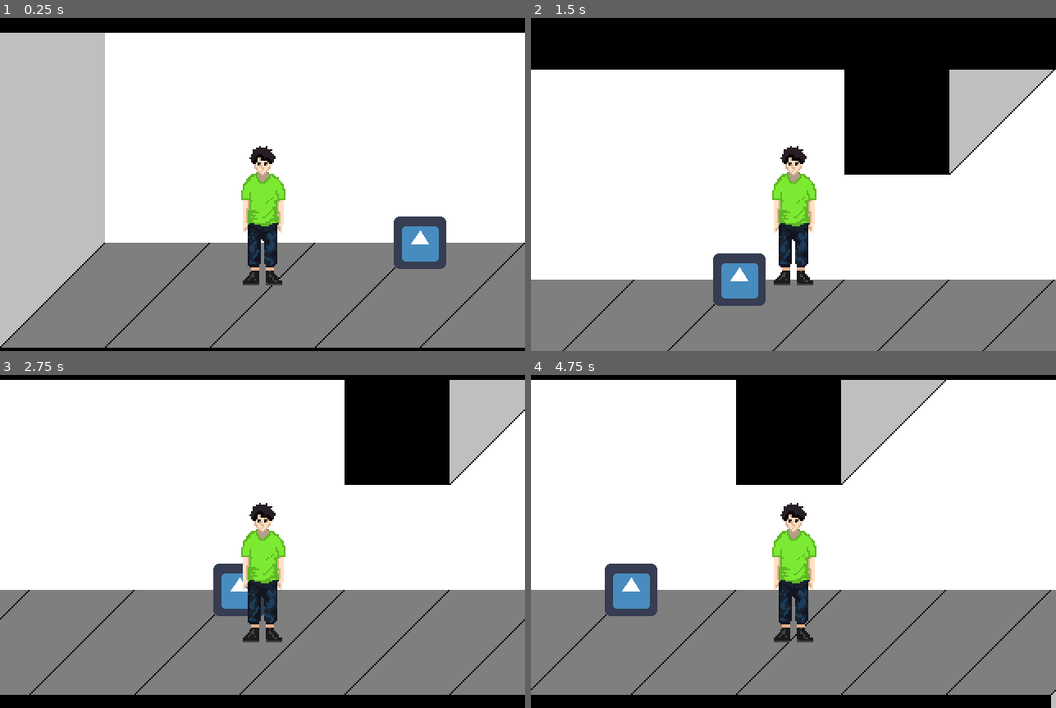
Above: before the commit, frames 1-4 (two rows, left to right).
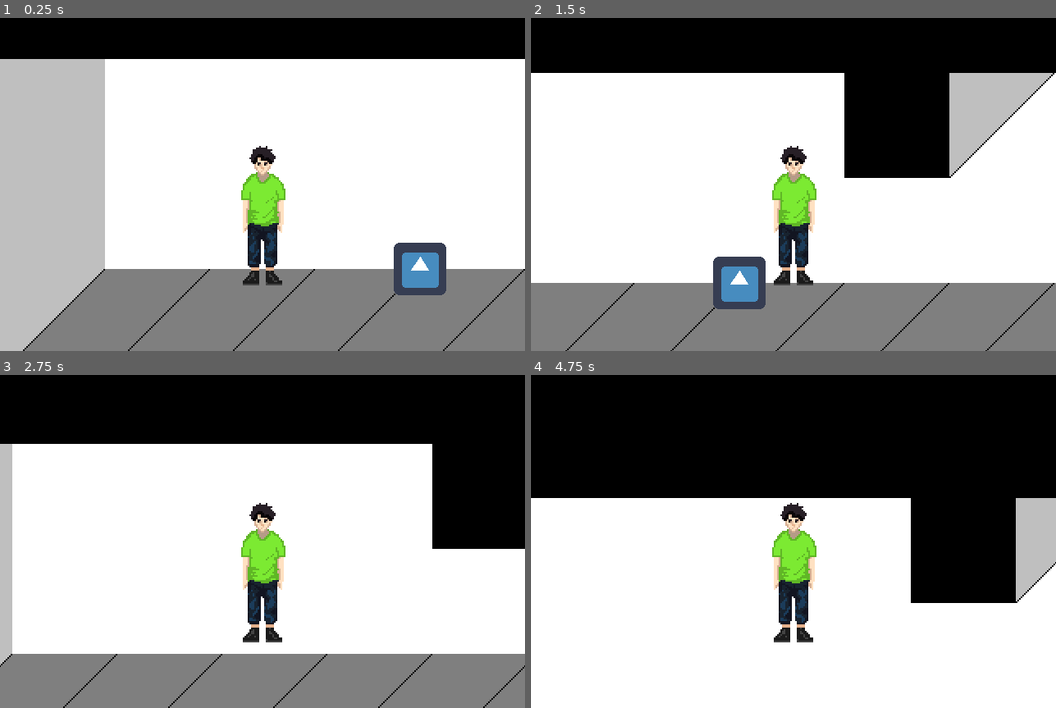
Above: after the commit, the same moments.

Repository: flyJV/MakeshiftMonikerGameProject1
Game: Godot game, scene res://GameScenes/GameCore.tscn
Two runs of this game, one before a commit and one after it. Both use one fixed random seed, a clock stepped at 60 frames per second and the inputs below. The engine's default icon, where the game draws it, is replaced by a stand-in: a white triangle on a blue panel in a dark square.
Inputs:
- Up to frame 1 (0.25 s): no input
- Up to frame 2 (1.5 s): hold Space (action_1) 0.53-1.28 s; hold D (action_right) from 0.53 s (still down); tap W (action_up) at 0.77 s; tap Shift (action_2) at 1.35 s
- Up to frame 3 (2.75 s): tap W (action_up) at 1.52 s; release D (action_right) at 2.03 s; hold A (action_left) from 2.03 s (still down); tap Ctrl (action_3) at 2.1 s
- Up to frame 4 (4.75 s): release A (action_left) at 2.78 s; hold D (action_right) 2.78-4.28 s; tap Space (action_1) at 2.85 s; tap W (action_up) at 3.02, 3.77, 4.52 s; hold Shift (action_2) 3.53-4.28 s; hold A (action_left) from 4.28 s (still down); tap Ctrl (action_3) at 4.35 s

The runs differ from the first frame. In frame 1, 18% of the frame differs, in the area x 0-100%, y 4-100%; in frame 2, 3.1%; in frame 3, 47%; in frame 4, 72%, in the area x 0-100%, y 1-100%.

Commit message:
Added New Designer Tiles

Diff:
--- /dev/null
+++ b/DevScenes/IsoTiles.tscn
@@ -0,0 +1,13 @@
+[gd_scene load_steps=2 format=2]
+
+[ext_resource path="res://RawScenery/Designer-Placeholder/OrthoIsoCube.png" type="Texture" id=1]
+
+[node name="Tiles" type="Node2D"]
+
+[node name="Test1" type="Sprite" parent="."]
+texture = ExtResource( 1 )
+
+[node name="StaticBody2D" type="StaticBody2D" parent="Test1"]
+
+[node name="CollisionPolygon2D" type="CollisionPolygon2D" parent="Test1/StaticBody2D"]
+polygon = PoolVector2Array( 64, -33, 64, 33, 1, 96, -1, 96, -64, 33, -64, -33, -1, -96, 1, -96 )
--- a/GameScenes/GameCore.tscn
+++ b/GameScenes/GameCore.tscn
@@ -9,12 +9,13 @@
 "_edit_horizontal_guides_": [ -72.0 ]
 }
 keys = 2
-levels = [ "res://LevelScenes/Home.tscn", "res://LevelScenes/SideTestWorld.tscn" ]
+levels = [ "res://LevelScenes/Home.tscn", "res://LevelScenes/IsoLevelTest.tscn" ]
 startPos = [ Vector2( 160, 90 ), Vector2( 160, 90 ) ]
 
 [node name="Player" parent="." instance=ExtResource( 2 )]
 position = Vector2( 160, 90 )
 z_index = 1
+sideScrollMovement = false
 
 [node name="Camera2D" type="Camera2D" parent="Player"]
 position = Vector2( 0, -32 )
--- /dev/null
+++ b/LevelScenes/IsoLevelTest.tscn
@@ -0,0 +1,14 @@
+[gd_scene load_steps=2 format=2]
+
+[ext_resource path="res://TileMaps/isoTest.tres" type="TileSet" id=1]
+
+[node name="IsoLevelTest" type="Node2D"]
+
+[node name="TileMap" type="TileMap" parent="."]
+mode = 1
+tile_set = ExtResource( 1 )
+cell_size = Vector2( 128, 128 )
+cell_tile_origin = 1
+centered_textures = true
+format = 1
+tile_data = PoolIntArray( -851965, 0, 0, -851964, 0, 0, -851963, 0, 0, -851962, 0, 0, -851961, 0, 0, -851960, 0, 0, -851959, 0, 0, -786431, 0, 0, -786430, 0, 0, -786423, 0, 0, -720896, 0, 0, -720895, 0, 0, -720887, 0, 0, -655360, 0, 0, -655351, 0, 0, -524289, 0, 0, -589815, 0, 0, -458753, 0, 0, -524279, 0, 0, -393218, 0, 0, -393217, 0, 0, -458743, 0, 0, -327682, 0, 0, -393207, 0, 0, -262146, 0, 0, -327671, 0, 0, -196610, 0, 0, -196609, 0, 0, -262136, 0, 0, -131073, 0, 0, -196608, 0, 0, -196600, 0, 0, -131072, 0, 0, -131064, 0, 0, -65536, 0, 0, -65528, 0, 0, 0, 0, 0, 8, 0, 0, 65536, 0, 0, 65544, 0, 0, 131072, 0, 0, 131080, 0, 0, 196608, 0, 0, 196616, 0, 0, 262144, 0, 0, 262145, 0, 0, 262146, 0, 0, 262147, 0, 0, 262148, 0, 0, 262149, 0, 0, 262150, 0, 0, 262151, 0, 0, 262152, 0, 0 )
--- /dev/null
+++ b/TileMaps/isoTest.tres
@@ -0,0 +1,29 @@
+[gd_resource type="TileSet" load_steps=3 format=2]
+
+[ext_resource path="res://RawScenery/Designer-Placeholder/OrthoIsoCube.png" type="Texture" id=1]
+
+[sub_resource type="ConvexPolygonShape2D" id=1]
+points = PoolVector2Array( 64, -33, 64, 33, 1, 96, -1, 96, -64, 33, -64, -33, -1, -96, 1, -96 )
+
+[resource]
+0/name = "Test1"
+0/texture = ExtResource( 1 )
+0/tex_offset = Vector2( 0, 0 )
+0/modulate = Color( 1, 1, 1, 1 )
+0/region = Rect2( 0, 0, 128, 192 )
+0/tile_mode = 0
+0/occluder_offset = Vector2( 64, 96 )
+0/navigation_offset = Vector2( 64, 96 )
+0/shape_offset = Vector2( 64, 96 )
+0/shape_transform = Transform2D( 1, 0, 0, 1, 64, 96 )
+0/shape = SubResource( 1 )
+0/shape_one_way = false
+0/shape_one_way_margin = 1.0
+0/shapes = [ {
+"autotile_coord": Vector2( 0, 0 ),
+"one_way": false,
+"one_way_margin": 1.0,
+"shape": SubResource( 1 ),
+"shape_transform": Transform2D( 1, 0, 0, 1, 64, 96 )
+} ]
+0/z_index = 0
--- a/project.godot
+++ b/project.godot
@@ -81,6 +81,8 @@
 2d_physics/layer_2="Player"
 2d_physics/layer_3="Static Interacts"
 2d_physics/layer_4="Entities"
+2d_physics/layer_5="CollideThisIso"
+2d_physics/layer_7="StaticIso"
 
 [physics]
 
Binary file added: RawScenery/Designer-Placeholder/OrthoIsoCube.png
Not shown, added: RawScenery/Designer-Placeholder/OrthoIsoCube.png.import
